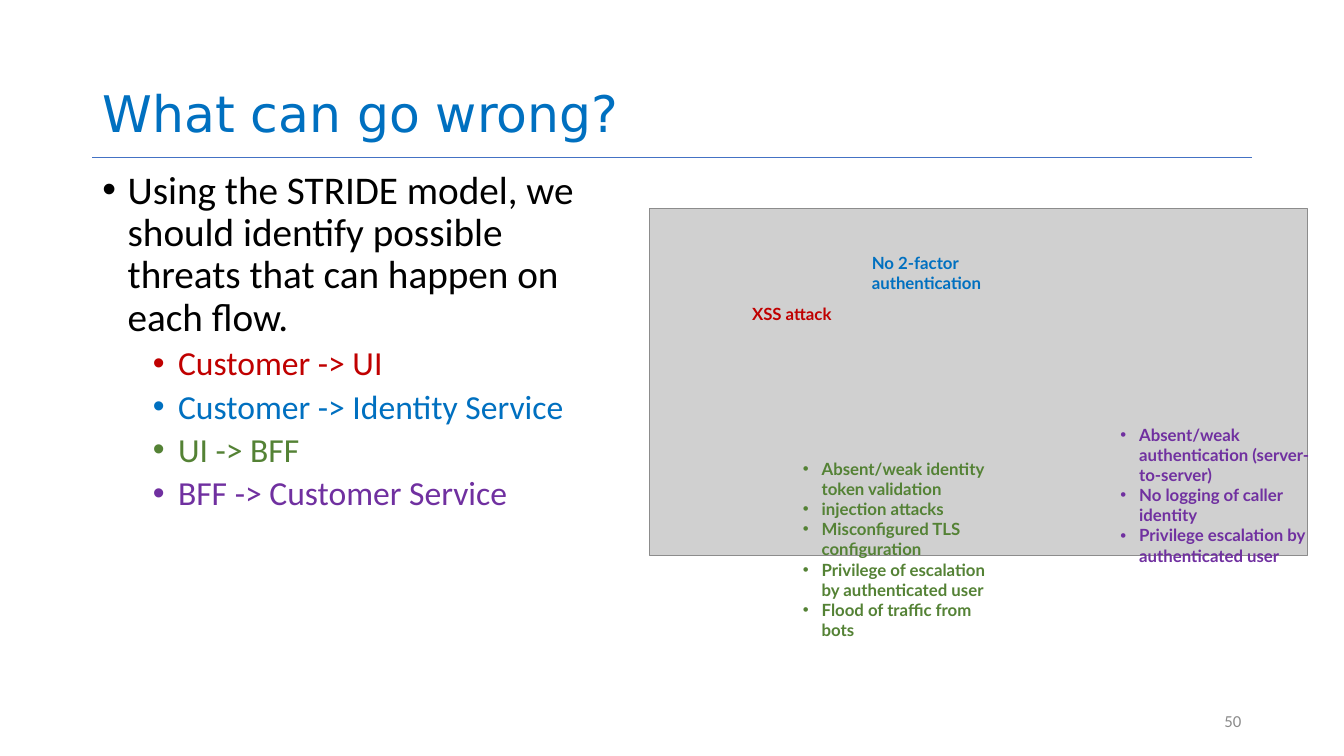
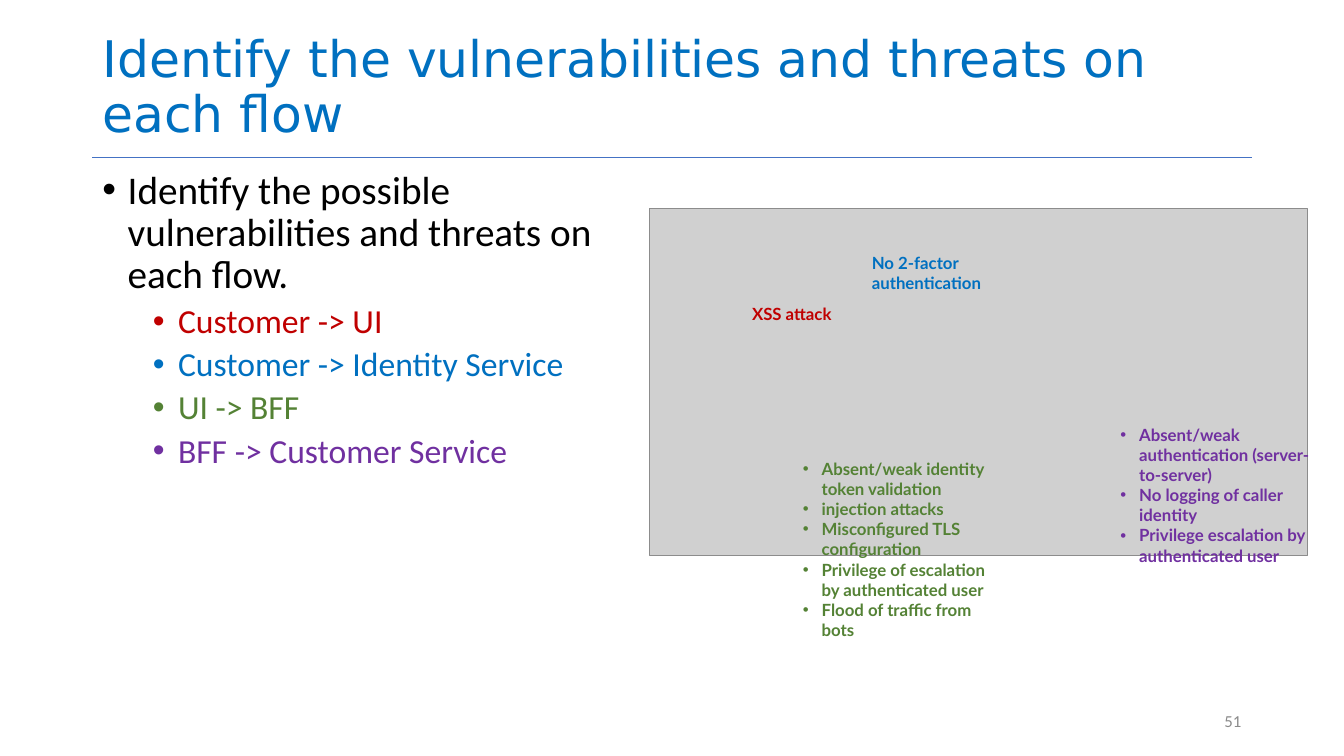
Before and after one commit to neu-se/CS4530-Spring-2026, a slide deck: slide 51 of Slides/Module 13 Security.pptx (slide 50 before the commit). Drawn at 1344x756 pixels with LibreOffice and Linux fonts; fonts in the diff are those of the drawing; grey boxes stand for pictures. Boxes give left, top, right and bottom in pixels: in the first picture for what was removed or moved away, otherwise in the second. Text is boxed around its words. In the diff, an @@ line names an element or a change of style, - is before the commit and + after.

```diff
--- a/Slides/Module 13 Security.pptx
+++ b/Slides/Module 13 Security.pptx
@@ title at <box>102,38,1147,133</box>: text changed @@
-What can go wrong?
+Identify the vulnerabilities and threats on each flow
@@ text at <box>128,176,591,289</box>: text changed @@
-• Using the STRIDE model, we should identify possible threats that can happen on each flow.
+• Identify the possible vulnerabilities and threats on each flow.
@@ page number at <box>1224,716,1241,727</box>: text changed @@
-50
+51
```
Also in this commit, not shown: 9 other slides changed, 2 slides added, 1 slide removed, 1 other file.
